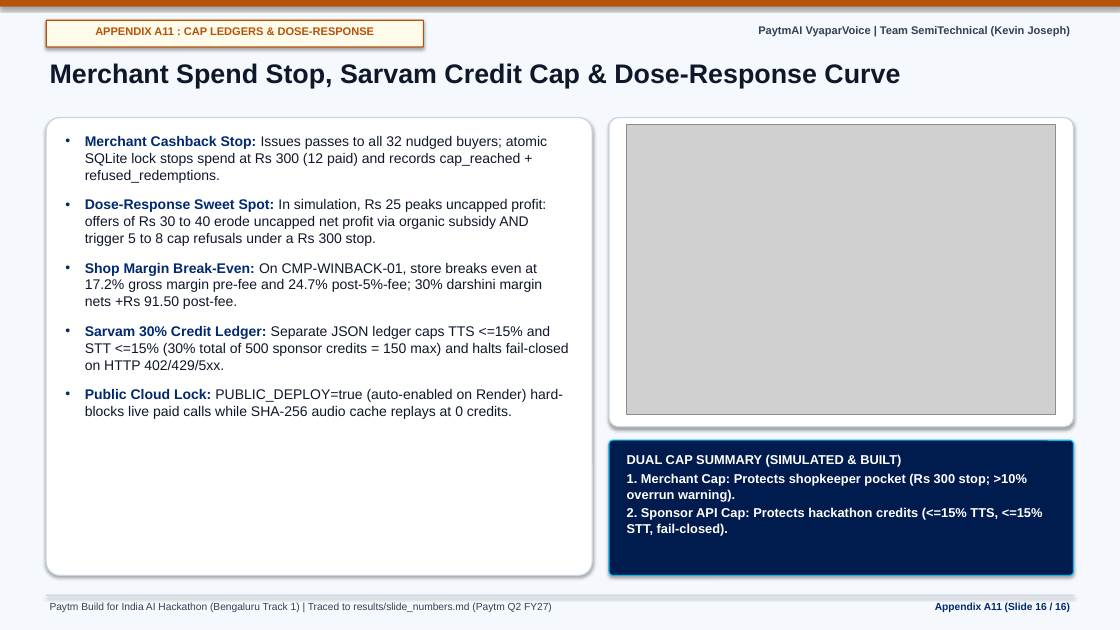
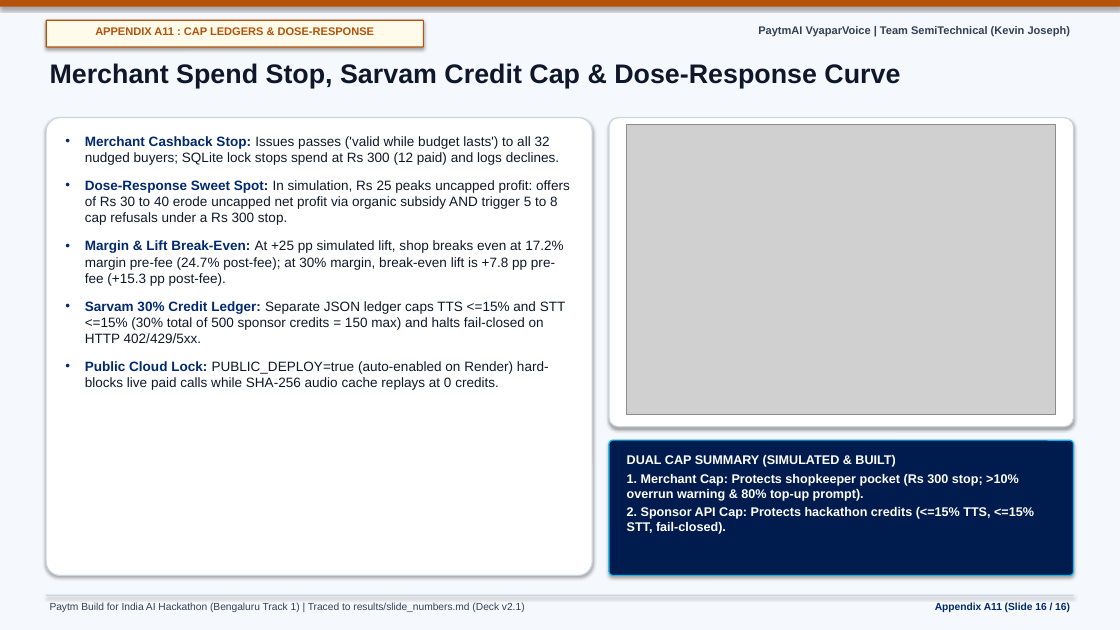
Before and after one commit to somebeing2/paytmai-vyaparvoice, a slide deck: slide 16 of deck/v2/PaytmAI_VyaparVoice_v2.pptx. Drawn at 1120x630 pixels with LibreOffice and Linux fonts; fonts in the diff are those of the drawing; grey boxes stand for pictures. Boxes give left, top, right and bottom in pixels: in the first picture for what was removed or moved away, otherwise in the second. Text is boxed around its words. In the diff, an @@ line names an element or a change of style, - is before the commit and + after.

Commit message:
docs(deck-v2.1): pooled 50-shop pilot power, A9 profit CI rule, EN author-checked status, plain capability tiles, Q4 cap-refusal Q&A, and P1 Stage 2 plan [skip render]

```diff
--- a/deck/v2/PaytmAI_VyaparVoice_v2.pptx
+++ b/deck/v2/PaytmAI_VyaparVoice_v2.pptx
@@ text at [85,136,559,165]: text changed; size 12 to 11.6 pt @@
-• Merchant Cashback Stop: Issues passes to all 32 nudged buyers; atomic SQLite lock stops spend at Rs 300 (12 paid) and records cap_reached + refused_redemptions.
+• Merchant Cashback Stop: Issues passes ('valid while budget lasts') to all 32 nudged buyers; SQLite lock stops spend at Rs 300 (12 paid) and logs declines.
@@ text at [85,180,570,390]: size 12 to 11.6 pt in "Dose-Response Sweet Spot: In simulation, Rs 25 ...", "Sarvam 30% Credit Ledger: Separate JSON ledger ...", "Public Cloud Lock: PUBLIC_DEPLOY=true (auto-enabled on Rende ..."; less space between paragraphs @@
@@ text at [85,240,563,286]: text changed; size 12 to 11.6 pt @@
-• Shop Margin Break-Even: On CMP-WINBACK-01, store breaks even at 17.2% gross margin pre-fee and 24.7% post-5%-fee; 30% darshini margin nets +Rs 91.50 post-fee.
+• Margin & Lift Break-Even: At +25 pp simulated lift, shop breaks even at 17.2% margin pre-fee (24.7% post-fee); at 30% margin, break-even lift is +7.8 pp pre-fee (+15.3 pp post-fee).
@@ text at [627,474,1019,501]: text changed; size 11 to 10.8 pt @@
-1. Merchant Cap: Protects shopkeeper pocket (Rs 300 stop; >10% overrun warning).
+1. Merchant Cap: Protects shopkeeper pocket (Rs 300 stop; >10% overrun warning & 80% top-up prompt).
@@ text at [627,455,1034,534]: size 11 to 10.8 pt in "DUAL CAP SUMMARY (SIMULATED & BUILT)", "2. Sponsor API Cap: Protects hackathon credits ..." @@
@@ text at [50,603,525,612]: text changed @@
-Paytm Build for India AI Hackathon (Bengaluru Track 1) | Traced to results/slide_numbers.md (Paytm Q2 FY27)
+Paytm Build for India AI Hackathon (Bengaluru Track 1) | Traced to results/slide_numbers.md (Deck v2.1)
```
Also in this commit, not shown: 15 other slides changed, 9 other files.
